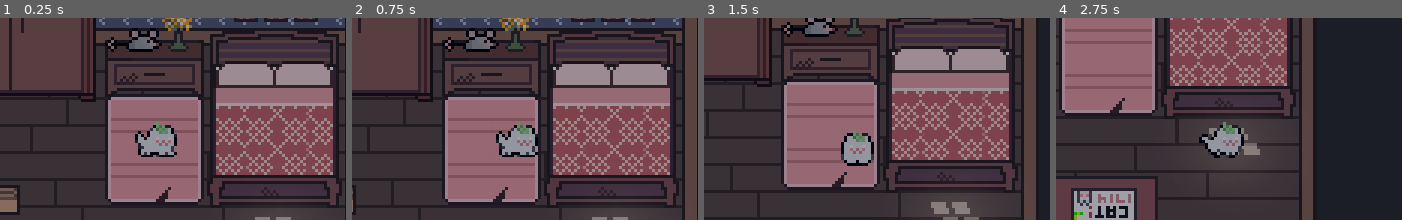
Above: before the commit, frames 1-4 (left to right).
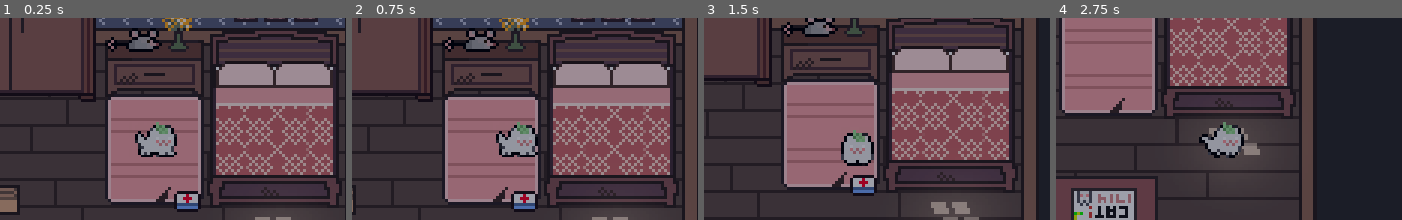
Above: after the commit, the same moments.

Repository: ghines1254/Game_Dev
Game: Godot game, scene res://scenes/world.tscn
The game is run twice, just before and just after one commit, with the same random seed, the same clock (stepped at 60 frames per second) and the same inputs.
Inputs (mouse positions are % of the whole screen's width and height, from its top left):
- Up to frame 1 (0.25 s): no input
- Up to frame 2 (0.75 s): tap Enter at 0.5 s; move the mouse to (75, 45) at 0.52 s; hold Right (ui_right) from 0.53 s (still down); tap C at 0.6 s; click (75, 45) at 0.67 s
- Up to frame 3 (1.5 s): move the mouse to (31, 55) at 1.27 s; release Right (ui_right) at 1.28 s; hold Down (ui_down) from 1.28 s (still down); tap V at 1.35 s
- Up to frame 4 (2.75 s): move the mouse to (62, 28) at 2.02 s; release Down (ui_down) at 2.03 s; hold Right (ui_right) from 2.03 s (still down); tap Delete at 2.1 s
The pictures show only the part of the screen within x 30-80%, y 21-71%; the shares and areas given below are measured in that part.

The runs differ from the first frame. In frame 1, 0.7% of the frame differs, in the area x 50-59%, y 85-97%; in frame 2, 0.7%; in frame 3, 0.7%; in frame 4, nothing differs.

Commit message:
Gwyn's changes for inventory addition

Diff:
--- /dev/null
+++ b/Objects/collectable.tscn
@@ -0,0 +1,14 @@
+[gd_scene load_steps=3 format=3 uid="uid://dktjnsf7khquj"]
+
+[ext_resource type="Script" path="res://collectable.gd" id="1_72old"]
+
+[sub_resource type="RectangleShape2D" id="RectangleShape2D_djpkf"]
+resource_local_to_scene = true
+
+[node name="collectable" type="Area2D"]
+script = ExtResource("1_72old")
+
+[node name="CollisionShape2D" type="CollisionShape2D" parent="."]
+shape = SubResource("RectangleShape2D_djpkf")
+
+[node name="Sprite2D" type="Sprite2D" parent="."]
--- /dev/null
+++ b/Objects/inventory.gd
@@ -0,0 +1,15 @@
+extends Control
+
+signal opened
+signal closed
+var isOpen: bool = false;
+
+func open():
+	visible = true
+	isOpen = true
+	opened.emit()
+
+func close():
+	visible = false
+	isOpen = false
+	closed.emit()
--- /dev/null
+++ b/Objects/inventory.tscn
@@ -0,0 +1,83 @@
+[gd_scene load_steps=4 format=3 uid="uid://1ap3ie6njb7i"]
+
+[ext_resource type="Script" path="res://Objects/inventory.gd" id="1_i15gy"]
+[ext_resource type="Texture2D" uid="uid://d3m2q3iwqe6t5" path="res://InventoryRect.png" id="1_xay2k"]
+[ext_resource type="PackedScene" uid="uid://cx5ci8eoe3bgg" path="res://Objects/slot.tscn" id="2_lajpq"]
+
+[node name="inventoryGui" type="Control"]
+custom_minimum_size = Vector2(40, 40)
+layout_mode = 3
+anchors_preset = 0
+offset_right = 40.0
+offset_bottom = 40.0
+script = ExtResource("1_i15gy")
+
+[node name="NinePatchRect" type="NinePatchRect" parent="."]
+layout_mode = 0
+offset_right = 129.0
+offset_bottom = 79.0
+texture = ExtResource("1_xay2k")
+patch_margin_left = 6
+patch_margin_top = 6
+patch_margin_right = 6
+patch_margin_bottom = 6
+
+[node name="GridContainer" type="GridContainer" parent="NinePatchRect"]
+layout_mode = 1
+anchors_preset = 8
+anchor_left = 0.5
+anchor_top = 0.5
+anchor_right = 0.5
+anchor_bottom = 0.5
+offset_left = -58.0
+offset_top = -34.0
+offset_right = 58.0
+offset_bottom = 34.0
+grow_horizontal = 2
+grow_vertical = 2
+columns = 5
+
+[node name="slot" parent="NinePatchRect/GridContainer" instance=ExtResource("2_lajpq")]
+layout_mode = 2
+
+[node name="slot2" parent="NinePatchRect/GridContainer" instance=ExtResource("2_lajpq")]
+layout_mode = 2
+
+[node name="slot3" parent="NinePatchRect/GridContainer" instance=ExtResource("2_lajpq")]
+layout_mode = 2
+
+[node name="slot4" parent="NinePatchRect/GridContainer" instance=ExtResource("2_lajpq")]
+layout_mode = 2
+
+[node name="slot5" parent="NinePatchRect/GridContainer" instance=ExtResource("2_lajpq")]
+layout_mode = 2
+
+[node name="slot6" parent="NinePatchRect/GridContainer" instance=ExtResource("2_lajpq")]
+layout_mode = 2
+
+[node name="slot7" parent="NinePatchRect/GridContainer" instance=ExtResource("2_lajpq")]
+layout_mode = 2
+
+[node name="slot8" parent="NinePatchRect/GridContainer" instance=ExtResource("2_lajpq")]
+layout_mode = 2
+
+[node name="slot9" parent="NinePatchRect/GridContainer" instance=ExtResource("2_lajpq")]
+layout_mode = 2
+
+[node name="slot10" parent="NinePatchRect/GridContainer" instance=ExtResource("2_lajpq")]
+layout_mode = 2
+
+[node name="slot11" parent="NinePatchRect/GridContainer" instance=ExtResource("2_lajpq")]
+layout_mode = 2
+
+[node name="slot12" parent="NinePatchRect/GridContainer" instance=ExtResource("2_lajpq")]
+layout_mode = 2
+
+[node name="slot13" parent="NinePatchRect/GridContainer" instance=ExtResource("2_lajpq")]
+layout_mode = 2
+
+[node name="slot14" parent="NinePatchRect/GridContainer" instance=ExtResource("2_lajpq")]
+layout_mode = 2
+
+[node name="slot15" parent="NinePatchRect/GridContainer" instance=ExtResource("2_lajpq")]
+layout_mode = 2
--- /dev/null
+++ b/Objects/med_kit_tut_room.tscn
@@ -0,0 +1,18 @@
+[gd_scene load_steps=4 format=3 uid="uid://bocrg7qy4k1y4"]
+
+[ext_resource type="PackedScene" uid="uid://dktjnsf7khquj" path="res://Objects/collectable.tscn" id="1_vpnvs"]
+[ext_resource type="Texture2D" uid="uid://dcse3jxn0bhwg" path="res://art/MEOWT_ASSET_TUTORIAL_ROOM/MEOWT_ASSET_TUTORIAL_ROOM/MEDIC_BOX.png" id="2_mynxt"]
+
+[sub_resource type="RectangleShape2D" id="RectangleShape2D_jnl4e"]
+resource_local_to_scene = true
+size = Vector2(8, 7)
+
+[node name="medKit_TutRoom" instance=ExtResource("1_vpnvs")]
+
+[node name="CollisionShape2D" parent="." index="0"]
+shape = SubResource("RectangleShape2D_jnl4e")
+
+[node name="Sprite2D" parent="." index="1"]
+texture = ExtResource("2_mynxt")
+
+[connection signal="body_entered" from="." to="." method="_on_body_entered"]
--- /dev/null
+++ b/Objects/slot.tscn
@@ -0,0 +1,14 @@
+[gd_scene load_steps=2 format=3 uid="uid://cx5ci8eoe3bgg"]
+
+[ext_resource type="Texture2D" uid="uid://dh48s4kpxv4p8" path="res://Objects/inventorySlot.png" id="1_03fhw"]
+
+[node name="slot" type="Panel"]
+self_modulate = Color(1, 1, 1, 0)
+custom_minimum_size = Vector2(20, 20)
+offset_right = 20.0
+offset_bottom = 20.0
+
+[node name="Sprite2D" type="Sprite2D" parent="."]
+texture = ExtResource("1_03fhw")
+centered = false
+vframes = 2
--- /dev/null
+++ b/collectable.gd
@@ -0,0 +1,6 @@
+extends Area2D
+
+
+func _on_body_entered(body):
+	if body.name == "Mochi":
+		queue_free()
--- /dev/null
+++ b/inventoryResource.gd
@@ -0,0 +1,5 @@
+extends Resource
+
+class_name Inventory
+
+@export var items: Array[Collectable]
--- a/project.godot
+++ b/project.godot
@@ -65,6 +65,11 @@
 , Object(InputEventKey,"resource_local_to_scene":false,"resource_name":"","device":-1,"window_id":0,"alt_pressed":false,"shift_pressed":false,"ctrl_pressed":false,"meta_pressed":false,"pressed":false,"keycode":0,"physical_keycode":83,"key_label":0,"unicode":115,"echo":false,"script":null)
 ]
 }
+toggle_inventory={
+"deadzone": 0.5,
+"events": [Object(InputEventKey,"resource_local_to_scene":false,"resource_name":"","device":-1,"window_id":0,"alt_pressed":false,"shift_pressed":false,"ctrl_pressed":false,"meta_pressed":false,"pressed":false,"keycode":0,"physical_keycode":4194306,"key_label":0,"unicode":0,"echo":false,"script":null)
+]
+}
 
 [rendering]
 
--- /dev/null
+++ b/scenes/CanvasLayer.gd
@@ -0,0 +1,13 @@
+extends CanvasLayer
+
+@onready var inventory = $inventory
+
+func _ready():
+	inventory.close()
+
+func _input(event):
+	if event.is_action_pressed("toggle_inventory"):
+		if inventory.isOpen:
+			inventory.close()
+		else:
+			inventory.open()
--- /dev/null
+++ b/scenes/world.gd
@@ -0,0 +1,19 @@
+extends Node2D
+
+
+# Called when the node enters the scene tree for the first time.
+func _ready():
+	pass # Replace with function body.
+
+
+# Called every frame. 'delta' is the elapsed time since the previous frame.
+func _process(delta):
+	pass
+
+
+func _on_inventory_closed():
+	get_tree().paused = false
+
+
+func _on_inventory_opened():
+	get_tree().paused = true
--- a/scenes/world.tscn
+++ b/scenes/world.tscn
@@ -1,6 +1,8 @@
-[gd_scene load_steps=19 format=3 uid="uid://d17wt2c88jivv"]
+[gd_scene load_steps=24 format=3 uid="uid://d17wt2c88jivv"]
 
 [ext_resource type="PackedScene" uid="uid://coxpiptyljqg5" path="res://mochi/mochi.tscn" id="1_jbb66"]
+[ext_resource type="Script" path="res://scenes/world.gd" id="1_s2fr0"]
+[ext_resource type="PackedScene" uid="uid://bocrg7qy4k1y4" path="res://Objects/med_kit_tut_room.tscn" id="2_6vqxf"]
 [ext_resource type="Texture2D" uid="uid://chdupe07sktwy" path="res://art/Tutorial_Room_fixed.png" id="2_m2vw6"]
 [ext_resource type="Texture2D" uid="uid://dyymmdvrn7uk2" path="res://art/MEOWT_ASSET_TUTORIAL_ROOM/MEOWT_ASSET_TUTORIAL_ROOM/carpet2.png" id="3_0eh8i"]
 [ext_resource type="Texture2D" uid="uid://fynyc77uqv80" path="res://art/MEOWT_ASSET_TUTORIAL_ROOM/MEOWT_ASSET_TUTORIAL_ROOM/laer.png" id="3_xe5u0"]
@@ -8,6 +10,12 @@
 [ext_resource type="Texture2D" uid="uid://wsgov14urxrl" path="res://art/MEOWT_ASSET_TUTORIAL_ROOM/MEOWT_ASSET_TUTORIAL_ROOM/MISSING_BOOKSHELF.png" id="4_qhb6u"]
 [ext_resource type="Texture2D" uid="uid://wtqddv56sx1j" path="res://art/MEOWT_ASSET_TUTORIAL_ROOM/MEOWT_ASSET_TUTORIAL_ROOM/closet_a.png" id="5_mqf7l"]
 [ext_resource type="PackedScene" uid="uid://b2h8o7fpa880m" path="res://Game_Dev/atmosphere_lighting.tscn" id="8_hr0dc"]
+[ext_resource type="Script" path="res://scenes/CanvasLayer.gd" id="9_27mtd"]
+[ext_resource type="PackedScene" uid="uid://1ap3ie6njb7i" path="res://Objects/inventory.tscn" id="9_hg38o"]
+
+[sub_resource type="TileSetScenesCollectionSource" id="TileSetScenesCollectionSource_j6s2w"]
+resource_name = "Collectables"
+scenes/1/scene = ExtResource("2_6vqxf")
 
 [sub_resource type="TileSetAtlasSource" id="TileSetAtlasSource_h70ik"]
 texture = ExtResource("2_m2vw6")
@@ -633,6 +641,7 @@
 tile_size = Vector2i(23, 21)
 physics_layer_0/collision_layer = 1
 sources/1 = SubResource("TileSetAtlasSource_h70ik")
+sources/0 = SubResource("TileSetScenesCollectionSource_j6s2w")
 
 [sub_resource type="TileSetAtlasSource" id="TileSetAtlasSource_wuqve"]
 resource_name = "big_carpet"
@@ -844,11 +853,19 @@
 size = Vector2(14, 8)
 
 [node name="World" type="Node2D"]
+script = ExtResource("1_s2fr0")
 
 [node name="Background" type="TileMap" parent="."]
 tile_set = SubResource("TileSet_st35p")
 format = 2
 layer_0/tile_data = PackedInt32Array(-327687, 1, 0, -327686, 65537, 0, -131078, 65537, 3, -65542, 65537, 4, -6, 65537,  …(6543 unchanged characters)…
+layer_1/name = "Collectables"
+layer_1/enabled = true
+layer_1/modulate = Color(1, 1, 1, 1)
+layer_1/y_sort_enabled = false
+layer_1/y_sort_origin = 0
+layer_1/z_index = 0
+layer_1/tile_data = PackedInt32Array(2, 0, 65536)
 
 [node name="Objects" type="TileMap" parent="Background"]
 tile_set = SubResource("TileSet_amfbk")
@@ -872,3 +889,23 @@
 position_smoothing_speed = 10.0
 
 [node name="Atmosphere_lighting" parent="." instance=ExtResource("8_hr0dc")]
+
+[node name="CanvasLayer" type="CanvasLayer" parent="."]
+process_mode = 3
+script = ExtResource("9_27mtd")
+
+[node name="inventory" parent="CanvasLayer" instance=ExtResource("9_hg38o")]
+anchors_preset = 8
+anchor_left = 0.5
+anchor_top = 0.5
+anchor_right = 0.5
+anchor_bottom = 0.5
+offset_left = -20.0
+offset_top = -20.0
+offset_right = 20.0
+offset_bottom = 20.0
+grow_horizontal = 2
+grow_vertical = 2
+
+[connection signal="closed" from="CanvasLayer/inventory" to="." method="_on_inventory_closed"]
+[connection signal="opened" from="CanvasLayer/inventory" to="." method="_on_inventory_opened"]
Binary file added: InventoryRect.png
Not shown, added: InventoryRect.png.import
Binary file added: Objects/inventorySlot.png
Not shown, added: Objects/inventorySlot.png.import
